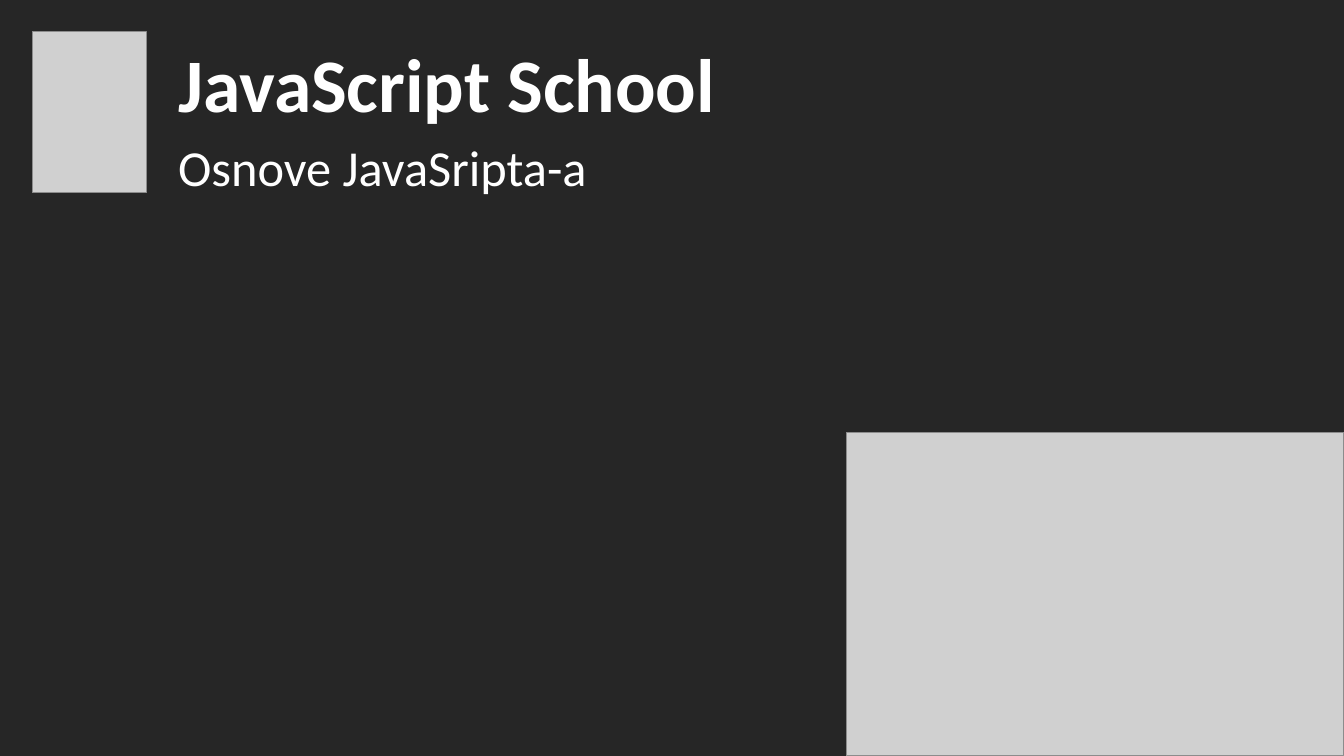
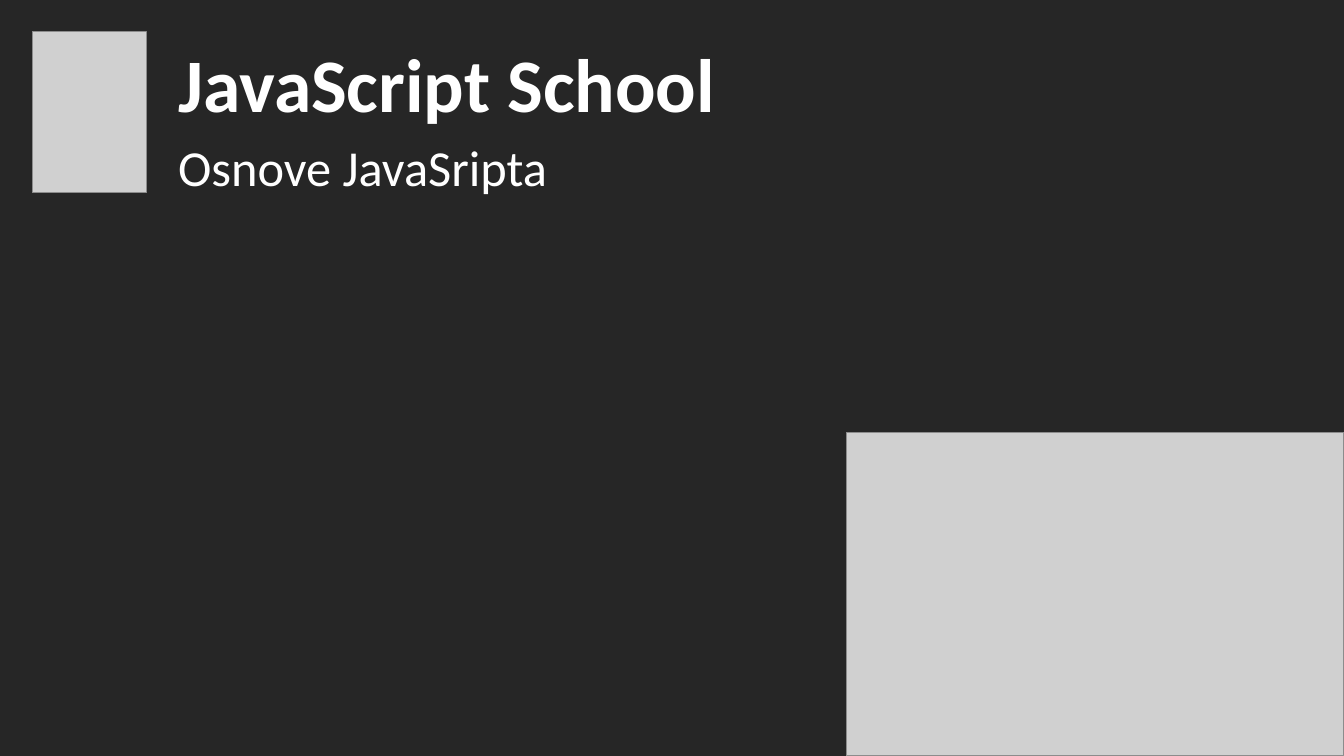
Before and after one commit to axilis/jsschool-2017, a slide deck: slide 1 of 1. JavaScript Basics/jsschool_basicsjs.pptx. Drawn at 1344x756 pixels with LibreOffice and Linux fonts; fonts in the diff are those of the drawing; grey boxes stand for pictures. Boxes give left, top, right and bottom in pixels: in the first picture for what was removed or moved away, otherwise in the second. Text is boxed around its words. In the diff, an @@ line names an element or a change of style, - is before the commit and + after.

Commit message:
Presentation title slide fix.

```diff
--- a/1. JavaScript Basics/jsschool_basicsjs.pptx
+++ b/1. JavaScript Basics/jsschool_basicsjs.pptx
@@ subtitle at (178, 151, 547, 194): text changed @@
-Osnove JavaSripta-a
+Osnove JavaSripta
```
